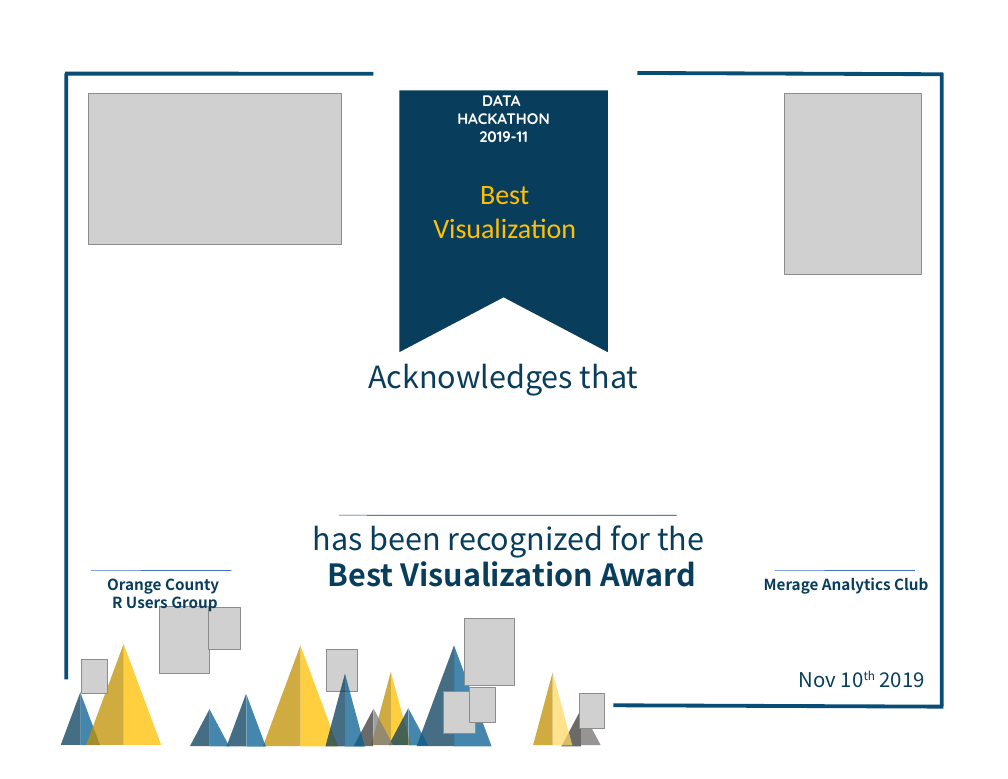
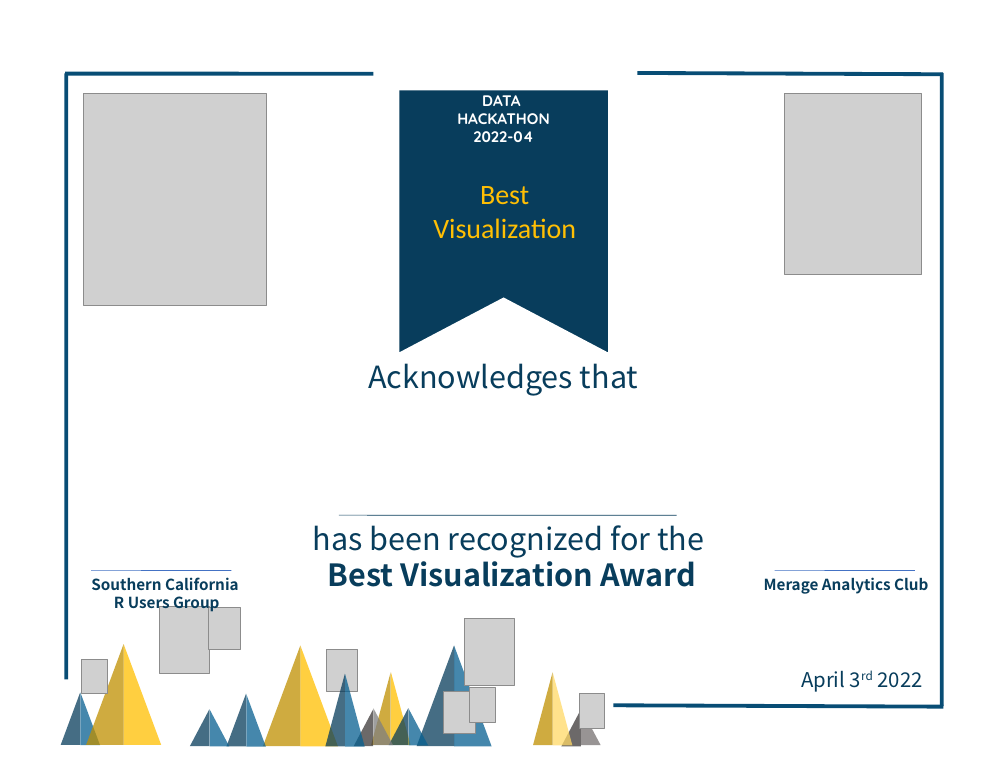
Before and after one commit to socalrug/hackathon-2022-04, a slide deck: slide 3 of admin/certificate/Certificate.odp. Drawn at 1008x779 pixels with LibreOffice and Linux fonts; fonts in the diff are those of the drawing; grey boxes stand for pictures; background and template pictures are left out. Boxes give left, top, right and bottom in pixels: in the first picture for what was removed or moved away, otherwise in the second. Text is boxed around its words. In the diff, an @@ line names an element or a change of style, - is before the commit and + after.

```diff
--- a/admin/certificate/Certificate.odp
+++ b/admin/certificate/Certificate.odp
@@ picture: place and size @@
-picture at [89, 93, 342, 245]
+picture at [83, 93, 267, 305]
@@ text at [473, 131, 533, 142]: text changed @@
-2019-11
+2022-04
@@ text at [91, 577, 239, 613]: text changed @@
-Orange County
-R Users Group
+Southern California
+R Users Group
@@ text at [801, 670, 922, 692]: text changed @@
-Nov 10th 2019
+April 3rd 2022
```
Also in this commit, not shown: 2 other slides changed, 1 slide removed, 6 other files.
